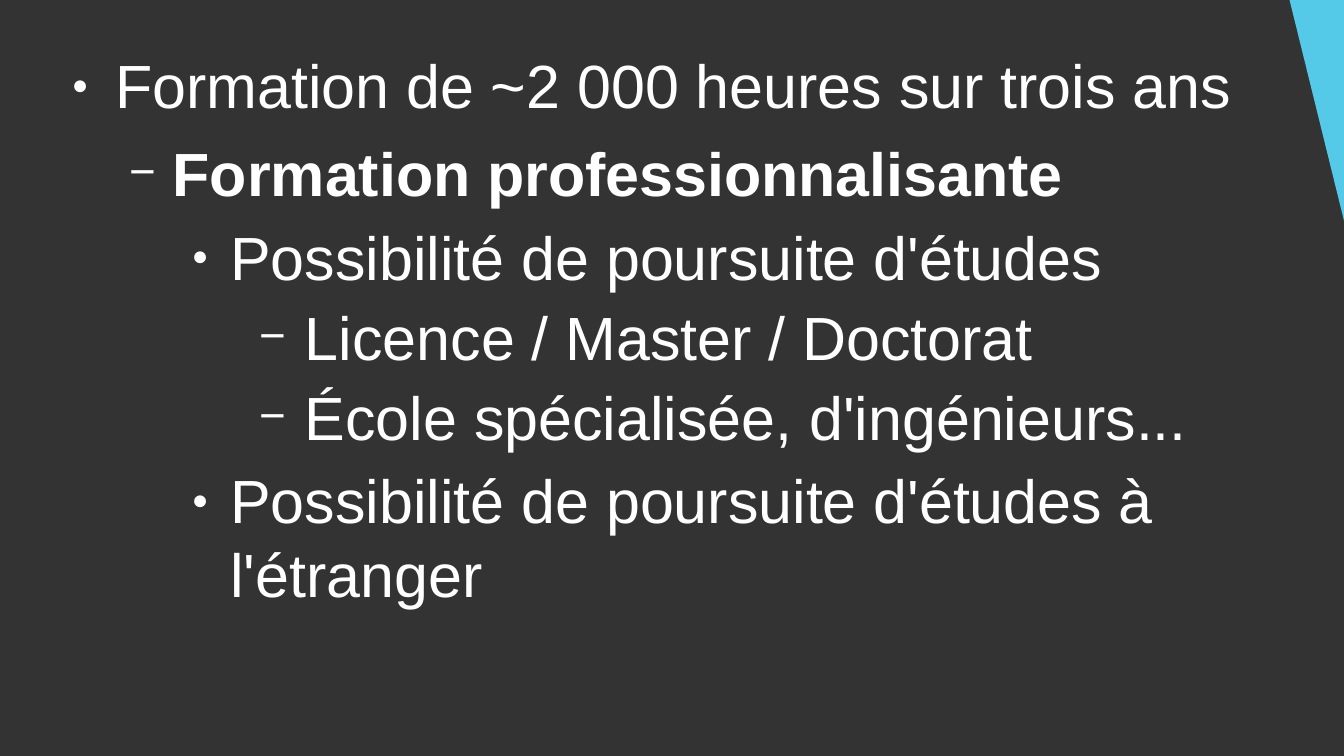
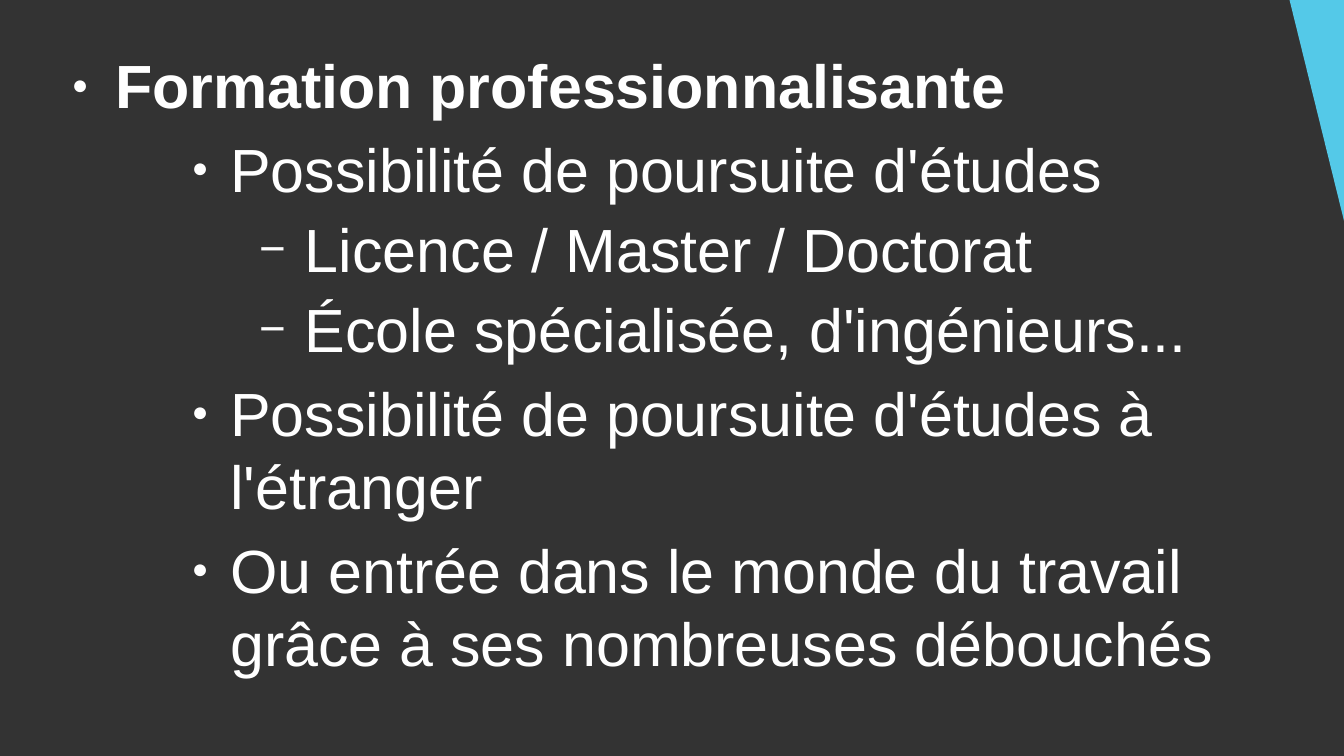
Before and after one commit to DanYellow/cours, a slide deck: slide 7 of presentation-formation-mmi/presentation.odp (slide 4 before the commit). Drawn at 1344x756 pixels with LibreOffice and Linux fonts; fonts in the diff are those of the drawing. Boxes give left, top, right and bottom in pixels: in the first picture for what was removed or moved away, otherwise in the second. Text is boxed around its words. In the diff, an @@ line names an element or a change of style, - is before the commit and + after.

```diff
--- a/presentation-formation-mmi/presentation.odp
+++ b/presentation-formation-mmi/presentation.odp
@@ text at [115, 64, 1231, 109]: paragraph removed @@
-● Formation de ~2 000 heures sur trois ans
@@ text at [115, 64, 1005, 120]: bullet − to ●; list level 2 to 1 in "Formation professionnalisante" @@
@@ text at [230, 548, 1212, 677]: paragraph added @@
+    ● Ou entrée dans le monde du travail grâce à ses nombreuses débouchés
```
Also in this commit, not shown: 11 other slides changed, 1 slide added, 1 other file.
